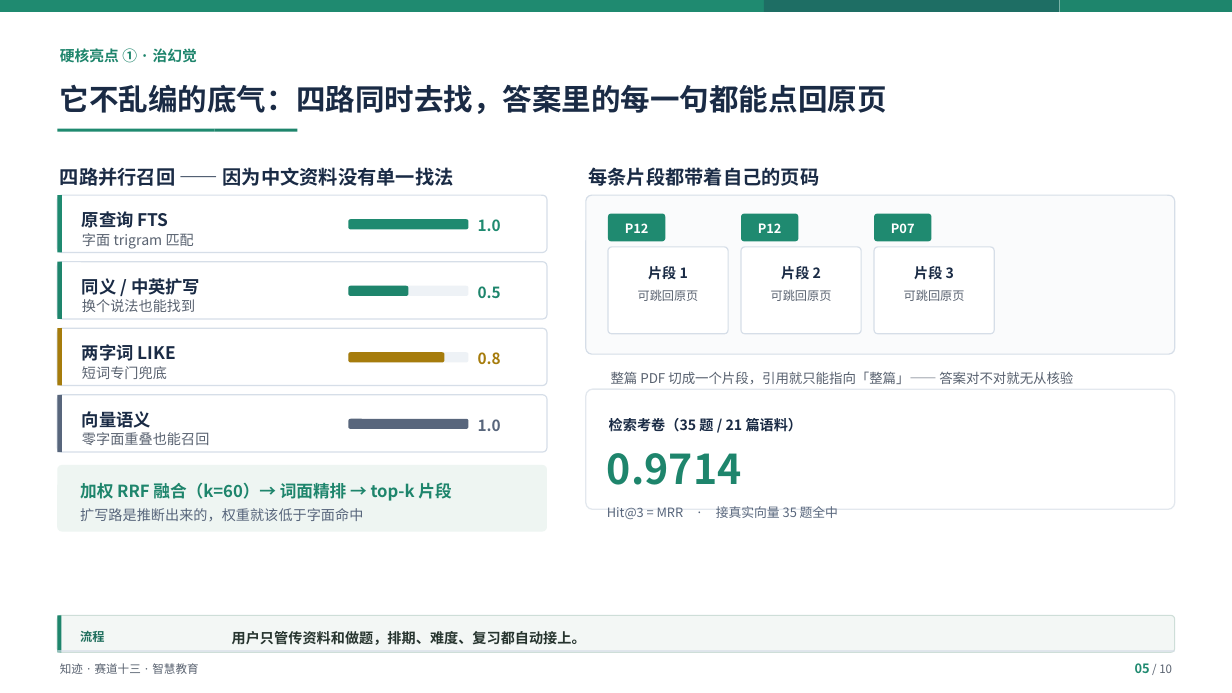
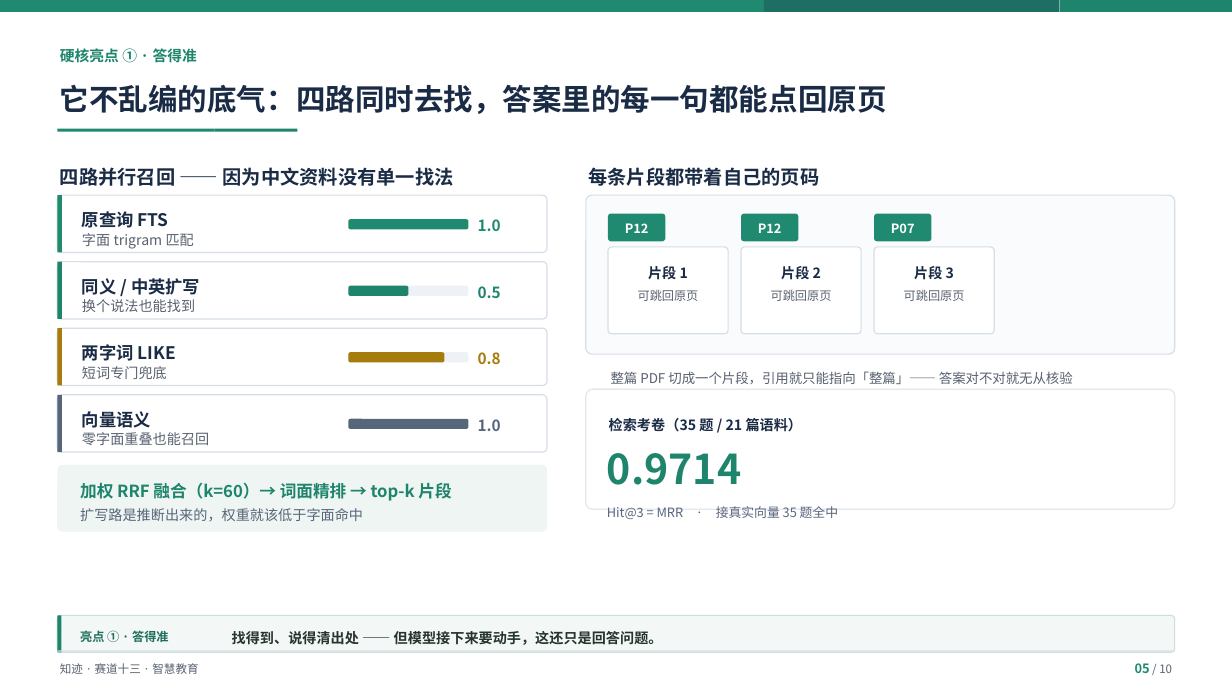
Before and after one commit to Baicaicn23/StudyGraph, a slide deck: slide 5 of docs/作品集/参赛/知迹答辩/知迹答辩.pptx. Drawn at 1232x693 pixels with LibreOffice and Linux fonts; fonts in the diff are those of the drawing. Boxes give left, top, right and bottom in pixels: in the first picture for what was removed or moved away, otherwise in the second. Text is boxed around its words. In the diff, an @@ line names an element or a change of style, - is before the commit and + after.

Commit message:
fix(参赛): 技术段改成递进链（答得准 → 管得住 → 敢信）
核对用户需求后发现缺口：p05/p06 是并列的两个亮点，没有递进关系。
按用户指示不补代码，只补递进：

- p05 kicker 改「答得准」，结论条改「…但模型接下来要动手，这还只是回答问题。」
- p06 标题改「答得准只是第一步：它要动手时，权限和写库都得由系统说了算」，
  kicker 改「管得住」，结论条改「答得准 + 管得住 = 敢信」
- 修编号串位：p05 结论条误写「流程」、p06 误写「亮点 ①」

README 补「技术段是递进的，不是并列的」小节，含完整接缝说明。

```diff
--- a/docs/作品集/参赛/知迹答辩/知迹答辩.pptx
+++ b/docs/作品集/参赛/知迹答辩/知迹答辩.pptx
@@ text at [60,47,197,66]: text changed @@
-硬核亮点 ① · 治幻觉
+硬核亮点 ① · 答得准
@@ text at [80,630,168,642]: text changed @@
-流程
+亮点 ① · 答得准
@@ text at [232,631,663,645]: text changed @@
-用户只管传资料和做题，排期、难度、复习都自动接上。
+找得到、说得清出处 —— 但模型接下来要动手，这还只是回答问题。
```
Also in this commit, not shown: 1 other slide changed, 2 other files.
